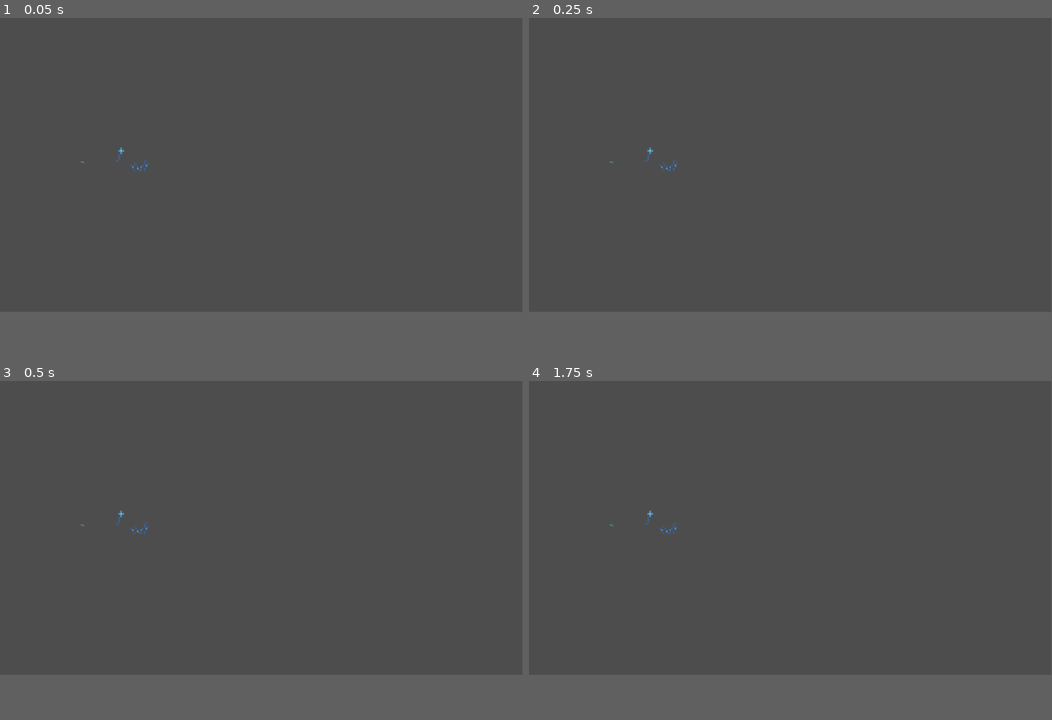
Above: before the commit, frames 1-4 (two rows, left to right).
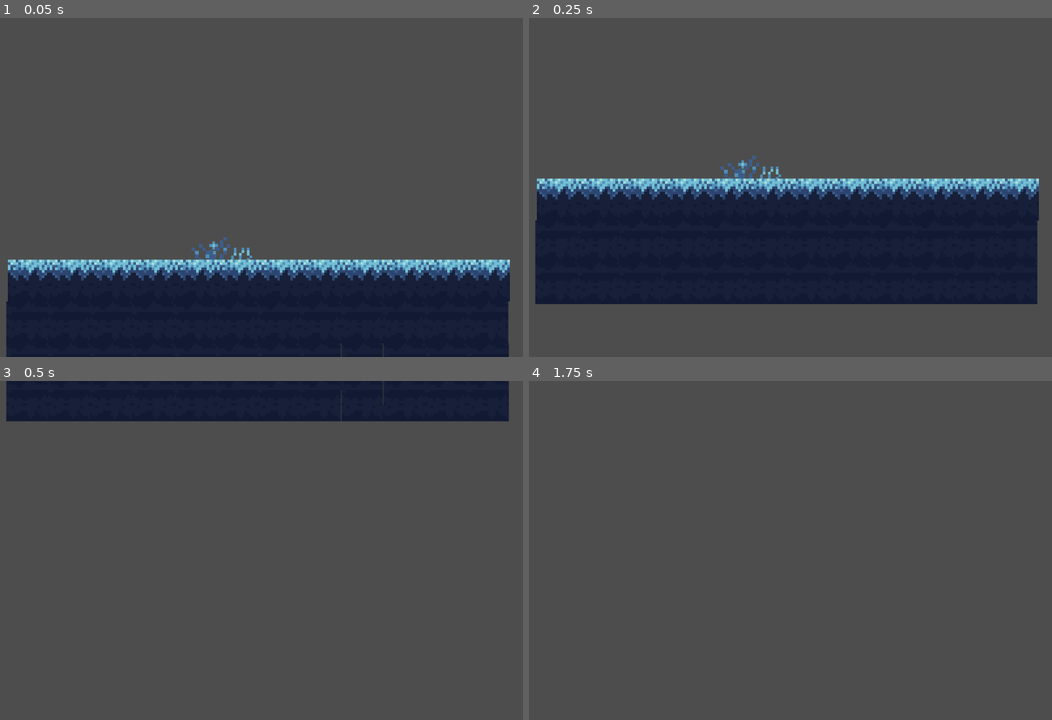
Above: after the commit, the same moments.

Repository: Juni41/Game-Jam-1-2024
Game: Godot game, scene res://main.tscn
Two runs of this game, one before a commit and one after it. Both use one fixed random seed, a clock stepped at 60 frames per second and the inputs below. Before the commit the project has no main scene; this scene is started directly in both runs.
Inputs:
- Up to frame 1 (0.05 s): no input
- Up to frame 2 (0.25 s): no input
- Up to frame 3 (0.5 s): no input
- Up to frame 4 (1.75 s): tap Enter (ui_accept) at 0.5, 0.77, 1.25, 1.52 s; hold Right (ui_right) from 0.53 s (still down)
In our replay, the window is 799x449 before the commit and 800x518 after it. These sizes can differ from the game's own. Grey fills any space a smaller window leaves; there, only what the larger window draws over its background counts as a difference.

The runs differ from the first frame. In frame 1, 16% of the frame differs, in the area x 0-100%, y 0-100%; in frame 2, 36%, in the area x 1-98%, y 38-85%; in frame 3, 12%; in frame 4, less than 0.1%.

Commit message:
e

Diff:
--- a/Game/main.tscn
+++ b/Game/main.tscn
@@ -1,40 +1,59 @@
-[gd_scene load_steps=8 format=3 uid="uid://dkinti5dvjm5q"]
+[gd_scene load_steps=10 format=3 uid="uid://dkinti5dvjm5q"]
 
 [ext_resource type="PackedScene" uid="uid://baabn48f6q0qf" path="res://flower.tscn" id="1_cn5cr"]
 [ext_resource type="PackedScene" uid="uid://crs1qne0rtnsf" path="res://Scenes/Grass.tscn" id="2_pyyoy"]
 [ext_resource type="PackedScene" uid="uid://dxy11jayr3sq4" path="res://widegrass.tscn" id="3_fnhqv"]
 [ext_resource type="Script" path="res://Scripts/Character.gd" id="4_4xta0"]
-[ext_resource type="Texture2D" uid="uid://blbcpy716qjkb" path="res://Sprites/Environment/Floor grass.png" id="5_x22jb"]
+[ext_resource type="Texture2D" uid="uid://6gcqelym3m8g" path="res://Sprites/Environment/tile.png" id="5_v6nsn"]
+[ext_resource type="Texture2D" uid="uid://pmvfhg7jcfkg" path="res://Sprites/Environment/Dirt.png" id="6_jywvv"]
 
-[sub_resource type="TileSetAtlasSource" id="TileSetAtlasSource_y2qs8"]
-texture = ExtResource("5_x22jb")
-texture_region_size = Vector2i(10, 10)
+[sub_resource type="TileSetAtlasSource" id="TileSetAtlasSource_2k5fa"]
+texture = ExtResource("5_v6nsn")
+texture_region_size = Vector2i(18, 26)
 0:0/0 = 0
+1:0/0 = 0
+0:1/0 = 0
+1:1/0 = 0
+
+[sub_resource type="TileSetAtlasSource" id="TileSetAtlasSource_5v4t0"]
+texture = ExtResource("6_jywvv")
+texture_region_size = Vector2i(19, 26)
+0:0/0 = 0
+1:0/0 = 0
+0:1/0 = 0
+1:1/0 = 0
 
 [sub_resource type="TileSet" id="TileSet_k07s7"]
-sources/1 = SubResource("TileSetAtlasSource_y2qs8")
+sources/0 = SubResource("TileSetAtlasSource_2k5fa")
+sources/1 = SubResource("TileSetAtlasSource_5v4t0")
 
 [node name="Main" type="Node2D"]
 
 [node name="AnimatedSprite2D" parent="." instance=ExtResource("1_cn5cr")]
-position = Vector2(260.5, 286.5)
-scale = Vector2(4.35714, 4.35714)
+position = Vector2(93, 537)
+scale = Vector2(1.10714, 1.10714)
 frame = 6
 frame_progress = 0.00932383
 
 [node name="AnimatedSprite2D2" parent="." instance=ExtResource("2_pyyoy")]
-position = Vector2(182, 315)
-frame = 4
-frame_progress = 0.999972
+position = Vector2(105, 538)
+frame_progress = 0.938512
 
 [node name="AnimatedSprite2D3" parent="." instance=ExtResource("3_fnhqv")]
-position = Vector2(306, 308)
-scale = Vector2(3.75, 3.75)
+position = Vector2(93, 534)
+scale = Vector2(1.34375, 1.34375)
 
 [node name="Character" type="CharacterBody2D" parent="."]
 script = ExtResource("4_4xta0")
+
+[node name="Camera2D" type="Camera2D" parent="Character"]
+scale = Vector2(0.5, 0.5)
+offset = Vector2(13, 450)
+anchor_mode = 0
+zoom = Vector2(5, 5)
 
 [node name="TileMap" type="TileMap" parent="."]
 texture_filter = 1
 tile_set = SubResource("TileSet_k07s7")
 format = 2
+layer_0/tile_data = PackedInt32Array(2228225, 0, 0, 2228226, 0, 0, 2228227, 0, 0, 2228228, 0, 0, 2228229, 0, 0, 2228230, 0, 0, 2228231, 0, 0, 2228232, 0, 0, 2228233, 0, 0, 2228234, 0, 0, 2228235, 0, 0, 2228236, 0, 0, 2293761, 1, 0, 2293762, 1, 0, 2293763, 1, 0, 2293764, 1, 0, 2293765, 1, 0, 2293766, 1, 0, 2293767, 1, 0, 2293768, 1, 0, 2293769, 1, 0, 2293770, 1, 0, 2293771, 1, 0, 2293772, 1, 0, 2359308, 1, 0, 2359307, 1, 0, 2359306, 1, 0, 2359305, 1, 0, 2359304, 1, 0, 2359303, 1, 0, 2359302, 1, 0, 2359301, 1, 0, 2359300, 1, 0, 2359299, 1, 0, 2359298, 1, 0, 2359297, 1, 0)
--- /dev/null
+++ b/Game/main_char.tscn
@@ -0,0 +1,18 @@
+[gd_scene load_steps=3 format=3 uid="uid://c8ws5idwflt67"]
+
+[ext_resource type="Script" path="res://Scripts/Character.gd" id="1_y7s6a"]
+
+[sub_resource type="CapsuleShape2D" id="CapsuleShape2D_symls"]
+
+[node name="MainChar" type="CharacterBody2D"]
+script = ExtResource("1_y7s6a")
+
+[node name="PlayerCamera" type="Camera2D" parent="."]
+scale = Vector2(0.5, 0.5)
+offset = Vector2(13, 450)
+anchor_mode = 0
+zoom = Vector2(5, 5)
+
+[node name="CollisionShape2D" type="CollisionShape2D" parent="."]
+position = Vector2(110, 526)
+shape = SubResource("CapsuleShape2D_symls")
--- a/Game/project.godot
+++ b/Game/project.godot
@@ -11,8 +11,13 @@
 [application]
 
 config/name="Metroidvania"
+run/main_scene="res://main.tscn"
 config/features=PackedStringArray("4.2", "Mobile")
 config/icon="res://icon.svg"
+
+[display]
+
+window/size/viewport_width=1000
 
 [input]
 
Binary file added: Game/Sprites/Environment/Dirt.png
Not shown, added: Game/Sprites/Environment/Dirt.png.import
Binary file removed: Game/Sprites/Environment/Floor grass.png
Binary file added: Game/Sprites/Environment/tile.png
Not shown, changed: Game/Sprites/Environment/tile.png.import
Not shown, added: Assets/Dirt.piskel
Not shown, added: Assets/Dirt.png
Not shown, added: Assets/tile.png
